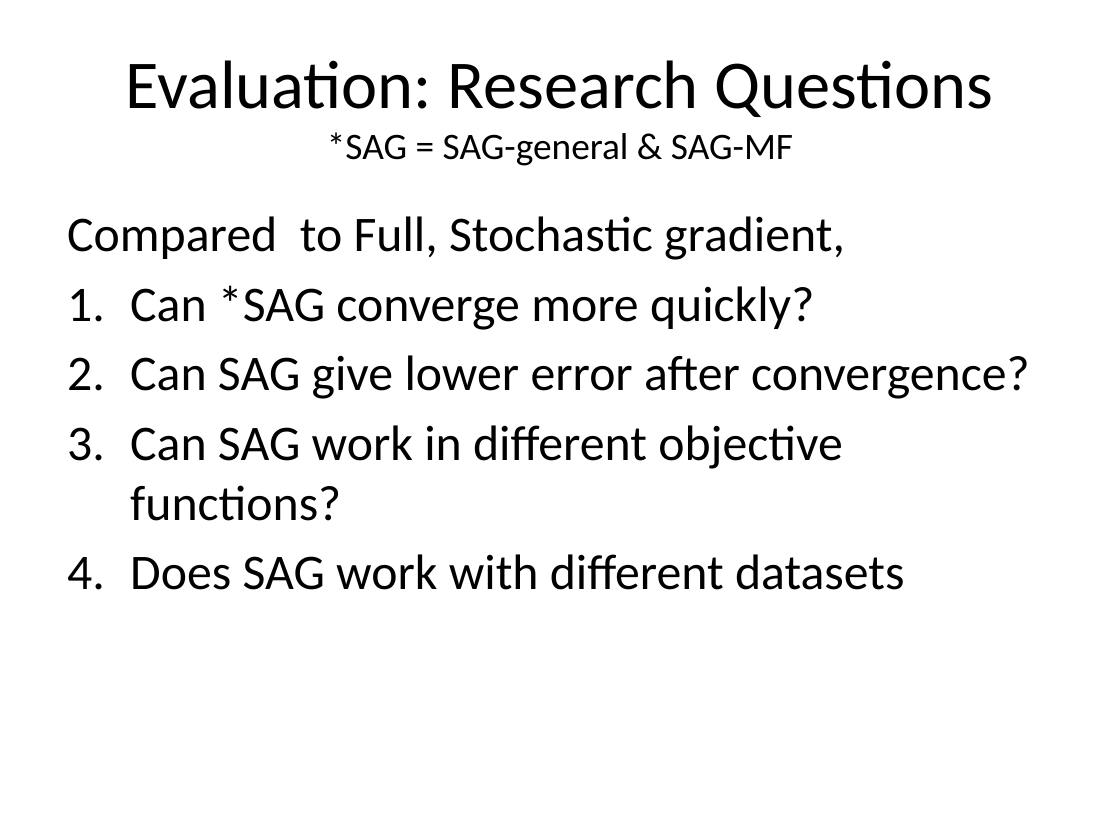
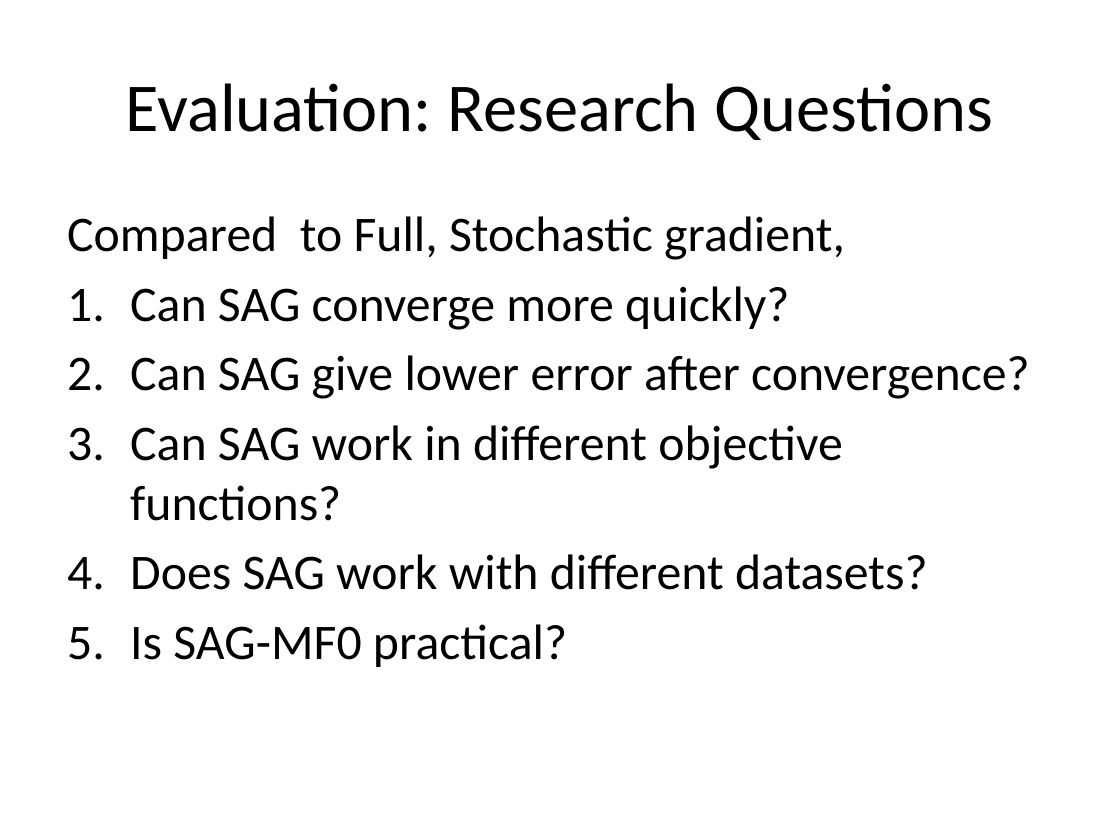
Before and after one commit to jamestklo/MatrixFactorizationMatlab, a slide deck: slide 20 of cs534L-SAGmf.pptx. Drawn at 1120x840 pixels with LibreOffice and Linux fonts; fonts in the diff are those of the drawing. Boxes give left, top, right and bottom in pixels: in the first picture for what was removed or moved away, otherwise in the second. Text is boxed around its words. In the diff, an @@ line names an element or a change of style, - is before the commit and + after.

```diff
--- a/cs534L-SAGmf.pptx
+++ b/cs534L-SAGmf.pptx
@@ title at [125, 83, 993, 140]: text changed @@
-Evaluation: Research Questions
-*SAG = SAG-general & SAG-MF
+Evaluation: Research Questions
@@ text at [130, 286, 789, 330]: text changed @@
-1. Can *SAG converge more quickly?
+1. Can SAG converge more quickly?
@@ text at [130, 554, 928, 667]: text changed @@
-4. Does SAG work with different datasets
+4. Does SAG work with different datasets?
+5. Is SAG-MF0 practical?
```
Also in this commit, not shown: 10 other slides changed, 1 slide removed.
